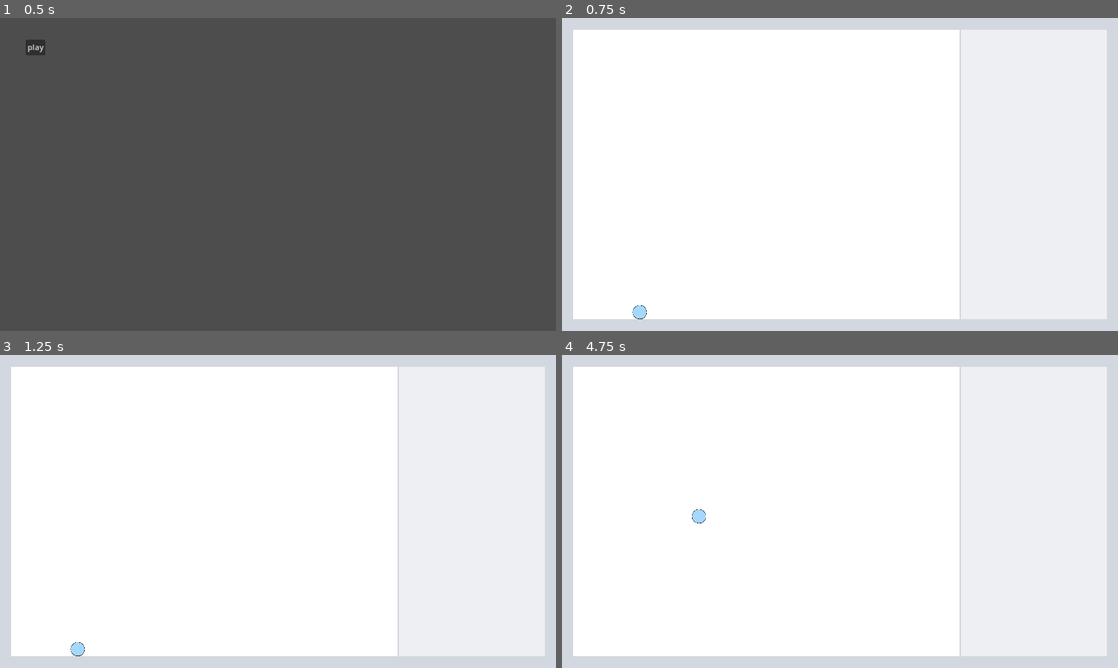
Above: before the commit, frames 1-4 (two rows, left to right).
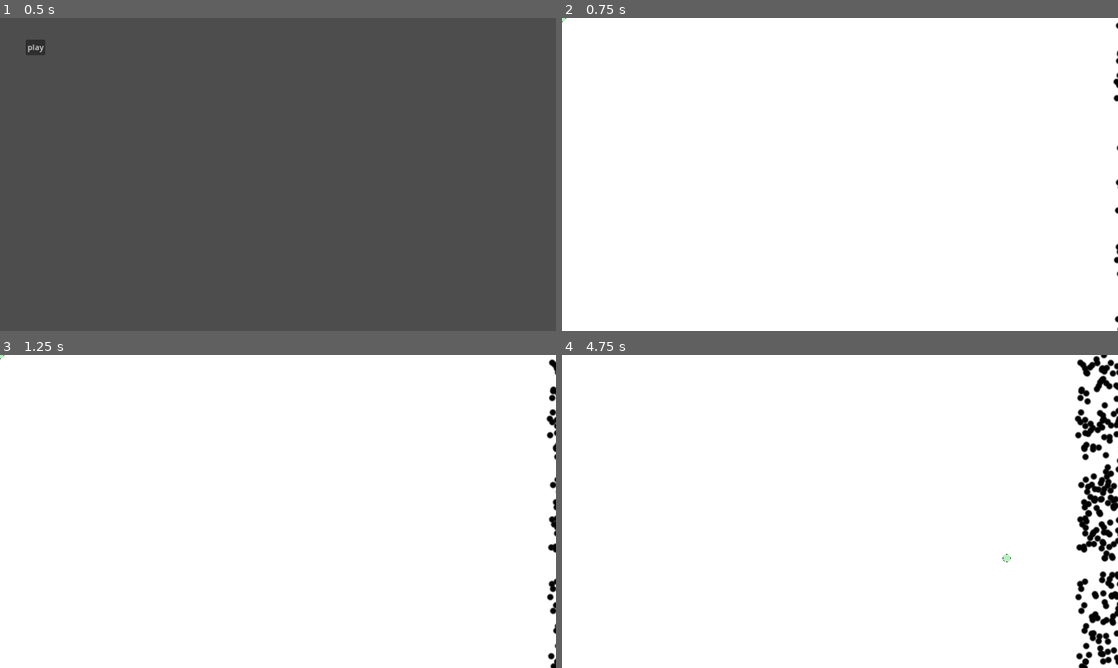
Above: after the commit, the same moments.

Repository: 0x42697262/Danmaku-Deconstruction
Game: Godot game, scene res://scenes/main.tscn
Two runs of this game, one before a commit and one after it. Both use one fixed random seed, a clock stepped at 60 frames per second and the inputs below.
Inputs (mouse positions are in pixels of both pictures, inside the frame that each line leads up to):
- Up to frame 1 (0.5 s): no input
- Up to frame 2 (0.75 s): click "play" at 0.5 s
- Up to frame 3 (1.25 s): no input
- Up to frame 4 (4.75 s): move the mouse to (962, 495) at 1.27 s; hold D (move_right, bound only before the commit) 1.28-2.03 s; hold J (move_dash, bound only before the commit) 1.28-2.03 s; tap Shift (move_focus, bound only before the commit) at 1.55, 2.1, 3.05, 3.6, 4.55 s; move the mouse to (728, 527) at 2.02 s; hold S (move_down, bound only before the commit) 2.03-2.78 s; tap J (move_dash, bound only before the commit) at 2.3, 3.8 s; move the mouse to (895, 442) at 2.77 s; hold D (move_right, bound only before the commit) 2.78-3.53 s; hold J (move_dash, bound only before the commit) 2.78-3.53 s; move the mouse to (812, 574) at 3.52 s; hold W (move_up, bound only before the commit) 3.53-4.28 s; move the mouse to (1006, 558) at 4.27 s; hold A (move_left, bound only before the commit) from 4.28 s (still down); hold J (move_dash, bound only before the commit) from 4.28 s (still down)

Frame 1 is identical in both runs. In frame 2, 12% of the frame differs, in the area x 0-100%, y 0-100%; in frame 3, 12%; in frame 4, 14%.

Commit message:
mechanics

Diff:
--- a/project.godot
+++ b/project.godot
@@ -16,10 +16,6 @@
 config/features=PackedStringArray("4.1", "Forward Plus")
 run/max_fps=60
 config/icon="res://icon.svg"
-
-[autoload]
-
-Settings="*res://scripts/autoloads/settings.gd"
 
 [debug]
 
--- a/scenes/entities/player.gd
+++ b/scenes/entities/player.gd
@@ -1,65 +1,52 @@
 extends Area2D
 
-## Player speed (pixels per second)
-@export var SPEED: float = 300.0
-## Player speed multiplier
-##
-## Can be used for dash and focus.
-##
-## Multipliers:
-## - Focus: 0.5
-## - Normal: 1.0
-## - Dash: 4.0
-@export var SPEED_MULTIPLIER: float = 1.0
-@export var DASH_MULTIPLIER: float  = 4.0
-@export var FOCUS_MULTIPLIER: float = 0.5
-@export var Y_AXIS: int             = 1
-@export var velocity: Vector2 = Vector2.ZERO
-@export var area_min = Vector2(0, 0)
-@export var area_max = Vector2(800, 598)
+signal gameover(player)
+signal touched(body_rid)
 
-var id: int = 1
+@export_category("Properties")
+@export var health_points: int  = 3
+@export var is_alive: bool      = true
+
+var texture_red: Texture    = preload("res://assets/Characters/red_character.png")
+var texture_orange: Texture = preload("res://assets/Characters/orange_character.png")
+var texture_green: Texture  = preload("res://assets/Characters/green_character.png")
+var texture_dead: Texture  = preload("res://assets/Characters/gray_character.png")
 
 
-# Called when the node enters the scene tree for the first time.
 func _ready():
-	pass # Replace with function body.
+	$sprite.texture = texture_green
+	hide_mouse(true)
 
 
-# Called every frame. 'delta' is the elapsed time since the previous frame.
+func _input(event):
+	# Getting the movement of the mouse so the sprite can follow its position.
+	if event is InputEventMouseMotion and is_alive == true:
+		position = event.position
+
 func _process(delta):
-	move(delta)
+	position.x = clamp(position.x, 0, 1152)
+	position.y = clamp(position.y, 0, 648)
 
-## Player movement
-##
-## Moves the player based on speed and multiplier
-##
-## Left and right movements should be exclusive. Dash takes priority than focus.
-func move(delta):
-	velocity = Vector2.ZERO
-	if Input.is_action_pressed(&"move_right"):
-		velocity.x += 1
-	if Input.is_action_pressed(&"move_left"):
-		velocity.x -= 1
-	if Input.is_action_pressed(&"move_up"):
-		velocity.y -= 1 * Y_AXIS
-	if Input.is_action_pressed(&"move_down"):
-		velocity.y += 1  * Y_AXIS
+func hide_mouse(value: bool):
+	if value == true:
+		Input.set_mouse_mode(Input.MOUSE_MODE_HIDDEN)
+	else:
+		Input.set_mouse_mode(Input.MOUSE_MODE_VISIBLE)
 
-	if Input.is_action_pressed(&"move_focus"):
-		SPEED_MULTIPLIER = FOCUS_MULTIPLIER
-	if Input.is_action_pressed(&"move_dash"):
-		SPEED_MULTIPLIER = DASH_MULTIPLIER
 
-	if Input.is_action_just_released(&"move_focus"):
-		SPEED_MULTIPLIER = 1
-	if Input.is_action_just_released(&"move_dash"):
-		SPEED_MULTIPLIER = 1
 
-	if velocity.length() > 0:
-		velocity = velocity.normalized() * SPEED * SPEED_MULTIPLIER
 
-	position += velocity * delta
-
-	position.x = clamp(position.x, area_min.x + 14, area_max.x - 14)
-	position.y = clamp(position.y, area_min.y + 14, area_max.y - 14)
+func _on_body_shape_entered(body_rid, body, body_shape_index, local_shape_index):
+	health_points -= 1
+	touched.emit(body_rid)
+	match health_points:
+		1:
+			$sprite.texture = texture_red
+		2:
+			$sprite.texture = texture_orange
+		0:
+			gameover.emit(self)
+	# game over
+	if health_points <= 0:
+		is_alive = false
+		hide_mouse(false)
--- a/scenes/entities/player.tscn
+++ b/scenes/entities/player.tscn
@@ -1,25 +1,21 @@
-[gd_scene load_steps=5 format=3 uid="uid://clwyik8h1klp0"]
+[gd_scene load_steps=4 format=3 uid="uid://clwyik8h1klp0"]
 
 [ext_resource type="Texture2D" uid="uid://dkcgsmiedscnq" path="res://assets/Characters/blue_character.png" id="1_jo1re"]
 [ext_resource type="Script" path="res://scenes/entities/player.gd" id="1_t6ev6"]
 
 [sub_resource type="CircleShape2D" id="CircleShape2D_jb7jw"]
-radius = 3.0
-
-[sub_resource type="CircleShape2D" id="CircleShape2D_2t6vk"]
-radius = 14.0
+radius = 8.0
 
 [node name="player" type="Area2D"]
 script = ExtResource("1_t6ev6")
 
 [node name="sprite" type="Sprite2D" parent="."]
-position = Vector2(-2.25194e-06, 6.85453e-07)
-scale = Vector2(0.0802005, 0.0851064)
+position = Vector2(1.19209e-07, 2.38419e-07)
+scale = Vector2(-0.044548, -0.0469609)
 texture = ExtResource("1_jo1re")
 
 [node name="hitbox" type="CollisionShape2D" parent="."]
 shape = SubResource("CircleShape2D_jb7jw")
 debug_color = Color(0.929412, 0, 0, 0.419608)
 
-[node name="graze" type="CollisionShape2D" parent="."]
-shape = SubResource("CircleShape2D_2t6vk")
+[connection signal="body_shape_entered" from="." to="." method="_on_body_shape_entered"]
--- /dev/null
+++ b/scenes/world/bullets_manager.gd
@@ -0,0 +1,90 @@
+extends Node2D
+
+const BULLET_COUNT_MAX  = 2500
+const SPEED_MIN         = 20
+const SPEED_MAX         = 500
+const BULLET_IMAGE      = preload("res://assets/Characters/bullet.png")
+
+
+var bullets: Array[Bullet]      = []
+var rids: Dictionary            = {}
+@export var bullet_count: int   = 1
+@export var difficulty: int     = 1
+@export var shape: RID
+
+class Bullet:
+	var position: Vector2   = Vector2()
+	var speed: float        = 1.0
+	var body: RID           = RID()
+
+func _ready():
+	instantiate_bullets()
+
+func connect_player(player):
+	player.touched.connect(_on_touched_signal)
+	print('signal connected! ', player)
+
+
+func _process(_delta):
+	# Order the CanvasItem to update every frame.
+	queue_redraw()
+
+
+func _physics_process(delta):
+	var transform2d = Transform2D()
+	var offset = get_viewport_rect().size.x + 16
+	for bullet in bullets:
+		bullet.position.x -= bullet.speed * delta
+
+		if bullet.position.x < -16:
+			# Move the bullet back to the right when it left the screen.
+			bullet.position.x = offset
+
+		transform2d.origin = bullet.position
+		PhysicsServer2D.body_set_state(bullet.body, PhysicsServer2D.BODY_STATE_TRANSFORM, transform2d)
+
+
+# Instead of drawing each bullet individually in a script attached to each bullet,
+# we are drawing *all* the bullets at once here.
+func _draw():
+	var offset = -BULLET_IMAGE.get_size() * 0.5
+	for bullet in bullets:
+		draw_texture(BULLET_IMAGE, bullet.position + offset)
+
+func _exit_tree():
+	clean_up_memory()
+
+func instantiate_bullets():
+	shape = PhysicsServer2D.circle_shape_create()
+	PhysicsServer2D.shape_set_data(shape, 8)
+
+	for _i in BULLET_COUNT_MAX:
+		var bullet: Bullet  = Bullet.new()
+		bullet.speed        = SPEED_MIN
+		bullet.body         = PhysicsServer2D.body_create()
+		rids[bullet.body]   = bullet
+
+		PhysicsServer2D.body_set_space(bullet.body, get_world_2d().get_space())
+		PhysicsServer2D.body_add_shape(bullet.body, shape)
+		PhysicsServer2D.body_set_collision_mask(bullet.body, 0)
+
+		bullet.position     = Vector2.ZERO
+		bullet.position = Vector2(
+			randf_range(0, get_viewport_rect().size.x) + get_viewport_rect().size.x,
+			randf_range(0, get_viewport_rect().size.y)
+		)
+		var transform2d     = Transform2D()
+		transform2d.origin  = bullet.position
+		PhysicsServer2D.body_set_state(bullet.body, PhysicsServer2D.BODY_STATE_TRANSFORM, transform2d)
+
+		bullets.push_back(bullet)
+
+func clean_up_memory():
+	for bullet in bullets:
+		PhysicsServer2D.free_rid(bullet.body)
+
+	PhysicsServer2D.free_rid(shape)
+	bullets.clear()
+
+func _on_touched_signal(body_rid):
+	rids[body_rid].position.x = get_viewport_rect().size.x + 16
--- a/scenes/world/gameplay.gd
+++ b/scenes/world/gameplay.gd
@@ -4,7 +4,15 @@
 func _ready():
 	# James, change thiss part sa spawning.
 	var player = preload("res://scenes/entities/player.tscn").instantiate()
-	var gameplay = get_node('hud/game_action_container/play_area_container')
-	var area = gameplay.size
-	player.position = Vector2(randi_range(0, area.x), area.y - 14)
-	gameplay.add_child(player)
+	var area = size
+	$bullets_manager.connect_player(player)
+	add_child(player)
+	var children = get_children()
+
+	# DON'T CHANGE THIS PART
+	for child in children:
+		if child.has_signal("gameover"):
+			child.gameover.connect(_on_gameover_signal)
+
+func _on_gameover_signal(player):
+	player.queue_free()
--- a/scenes/world/gameplay.tscn
+++ b/scenes/world/gameplay.tscn
@@ -1,7 +1,7 @@
 [gd_scene load_steps=3 format=3 uid="uid://de3fcc1ng16a7"]
 
 [ext_resource type="Script" path="res://scenes/world/gameplay.gd" id="1_ggn7s"]
-[ext_resource type="Script" path="res://scenes/world/play_area_container.gd" id="1_os3t6"]
+[ext_resource type="Script" path="res://scenes/world/bullets_manager.gd" id="2_mekei"]
 
 [node name="gameplay" type="Control"]
 layout_mode = 3
@@ -12,52 +12,13 @@
 grow_vertical = 2
 script = ExtResource("1_ggn7s")
 
-[node name="backround" type="ColorRect" parent="."]
+[node name="background" type="ColorRect" parent="."]
 layout_mode = 1
 anchors_preset = 15
 anchor_right = 1.0
 anchor_bottom = 1.0
 grow_horizontal = 2
 grow_vertical = 2
-color = Color(0.827451, 0.843137, 0.87451, 1)
 
-[node name="hud" type="Control" parent="."]
-layout_mode = 1
-anchors_preset = 13
-anchor_left = 0.5
-anchor_right = 0.5
-anchor_bottom = 1.0
-grow_horizontal = 2
-grow_vertical = 2
-
-[node name="game_action_container" type="HBoxContainer" parent="hud"]
-layout_mode = 1
-anchors_preset = 8
-anchor_left = 0.5
-anchor_top = 0.5
-anchor_right = 0.5
-anchor_bottom = 0.5
-offset_left = -439.0
-offset_top = -299.0
-offset_right = 439.0
-offset_bottom = 299.0
-grow_horizontal = 2
-grow_vertical = 2
-
-[node name="play_area_container" type="VBoxContainer" parent="hud/game_action_container"]
-custom_minimum_size = Vector2(800, 598)
-layout_mode = 2
-script = ExtResource("1_os3t6")
-
-[node name="ColorRect" type="ColorRect" parent="hud/game_action_container/play_area_container"]
-custom_minimum_size = Vector2(0, 598)
-layout_mode = 2
-
-[node name="right_ui_container" type="VBoxContainer" parent="hud/game_action_container"]
-custom_minimum_size = Vector2(302, 598)
-layout_mode = 2
-
-[node name="ColorRect" type="ColorRect" parent="hud/game_action_container/right_ui_container"]
-custom_minimum_size = Vector2(0, 598)
-layout_mode = 2
-color = Color(1, 1, 1, 0.588235)
+[node name="bullets_manager" type="Node2D" parent="."]
+script = ExtResource("2_mekei")
--- a/scenes/world/play_area_container.gd
+++ /dev/null
@@ -1,19 +0,0 @@
-extends VBoxContainer
-
-
-func _ready():
-	pass
-
-## Adds new player as a child to the play area
-func add_players(players):
-	var spots: Array = [50, 100, 150, 200, 250, 300, 350, 400, 450, 500, 550,
-						600, 650, 700, 750]
-	spots.shuffle()
-
-	var i = 0
-	for player in players:
-		add_child(player)
-		var location = spots.pop_back()
-		player.position = Vector2(location, 598)
-		i+=1
-	print('succesfully added players: ', i)
--- a/scripts/autoloads/settings.gd
+++ /dev/null
@@ -1,52 +0,0 @@
-extends Node2D
-
-## Settings Scene
-##
-## This scene serves as a singleton to manage game settings such as volume levels
-## and key bindings. It provides a central point for accessing and modifying these
-## settings throughout the game.
-## The settings that have been provided are default values.
-
-## Volume settings
-var volume: float = 1.0
-## Key bindings settings
-var keybinds: Dictionary = {
-	"move_dash"     : KEY_J,
-	"move_left"     : KEY_A,
-	"move_right"    : KEY_D,
-	"move_up"       : KEY_W,
-	"move_down"     : KEY_S,
-	"move_focus"    : KEY_SHIFT,
-	"move_skill"    : KEY_K,
-  }
-
-
-## Key Bindings Settings
-##
-## This function is responsible for setting up key bindings for player movement.
-##
-## Note that using physical keycode corresponds to the actual button position of the keyboard
-## regardless of the keyboard layout used.
-##
-## @Tutorial: https://docs.godotengine.org/en/stable/classes/class_inputmap.html
-## @Tutorial(Tutorial 2): https://docs.godotengine.org/en/stable/classes/class_inputeventkey.html
-## @Tutorial(Tutorial 3): https://docs.godotengine.org/en/stable/classes/class_inputeventwithmodifiers.html
-func set_keybinds():
-	InputMap.load_from_project_settings() # resets the key binds
-	for key in keybinds:
-		var ev: InputEventKey = InputEventKey.new()
-		ev.physical_keycode = keybinds[key]
-		InputMap.add_action(key)
-		InputMap.action_add_event(key, ev)
-	# add shift to the dash movement
-	var ev: InputEventKey = InputEventKey.new()
-	ev.physical_keycode = keybinds["move_dash"]
-	ev.shift_pressed = true
-	InputMap.action_add_event("move_dash", ev)
-
-
-## Settings singleton
-##
-## Loads the settings into the game.
-func _ready():
-	set_keybinds()
Binary file added: assets/Characters/bullet.png
Not shown, added: assets/Characters/bullet.png.import
